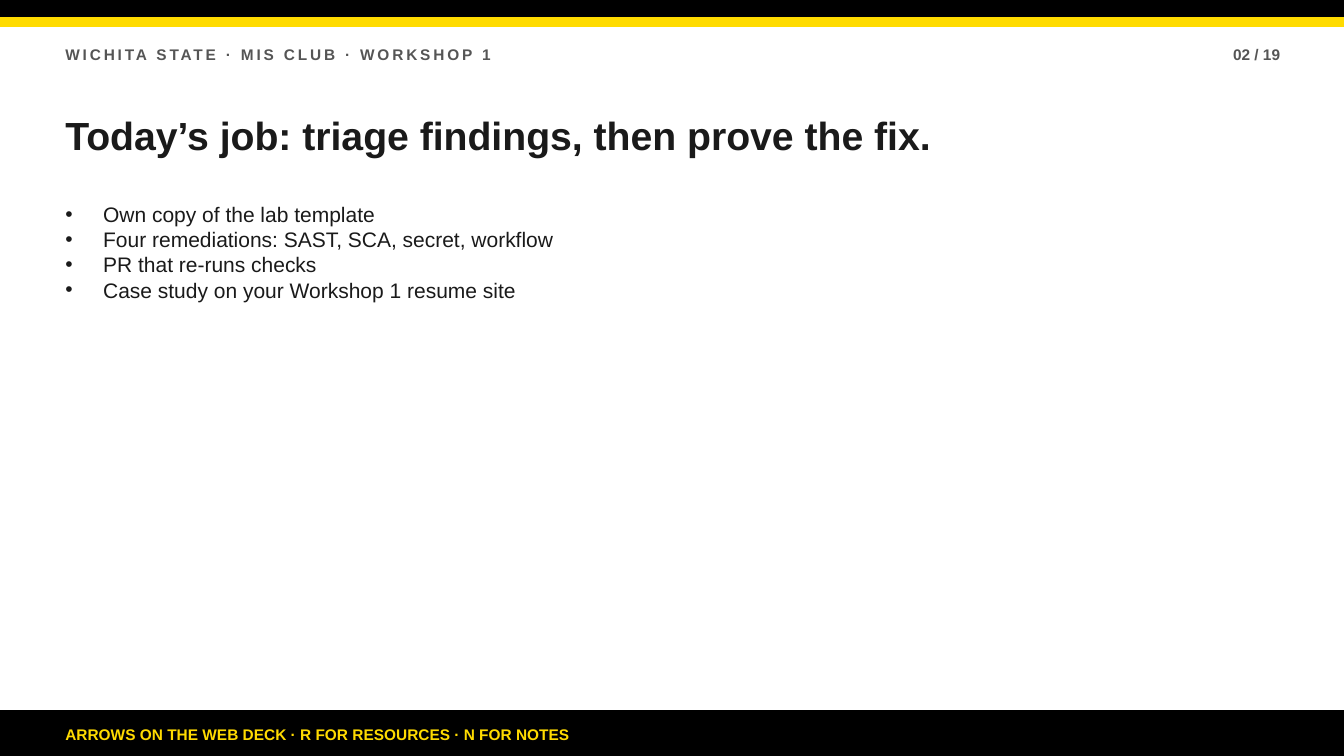
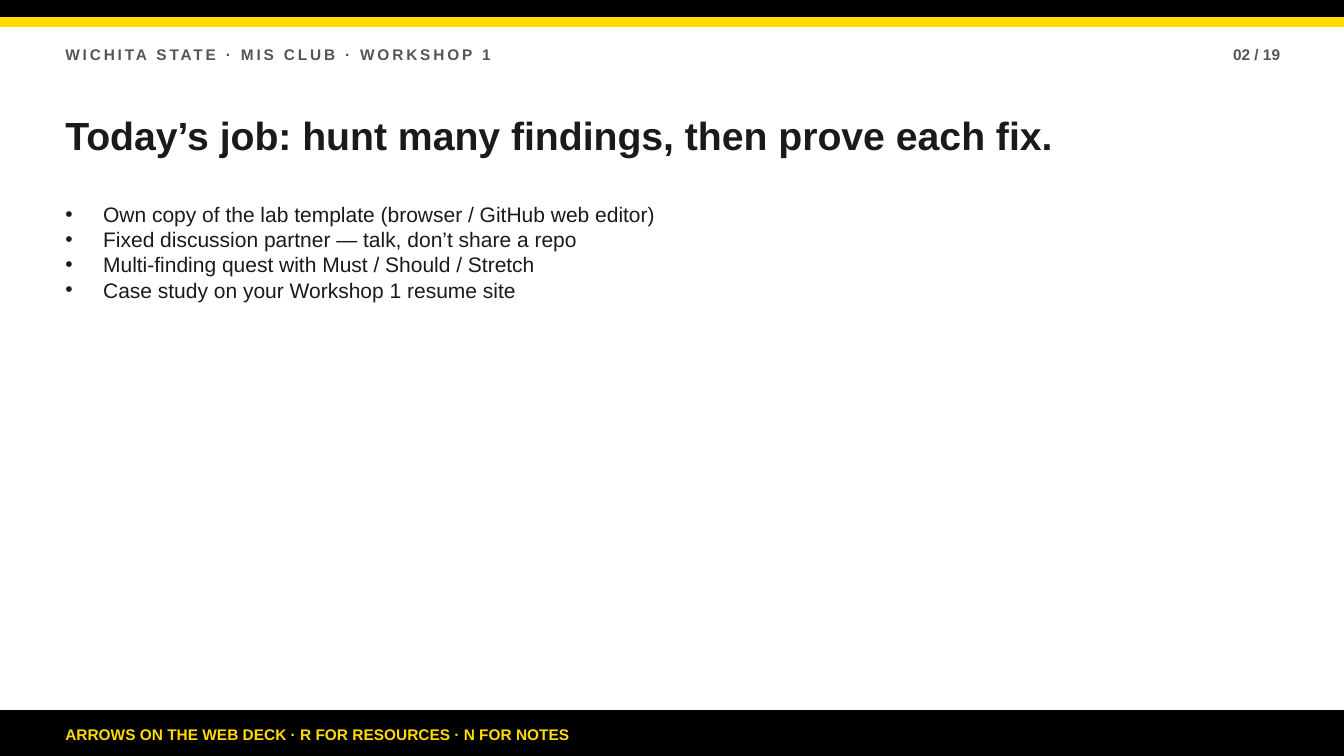
Before and after one commit to bsbcyber/workshop-site, a slide deck: slide 2 of Workshop-2-Secure-Development.pptx. Drawn at 1344x756 pixels with LibreOffice and Linux fonts; fonts in the diff are those of the drawing. Boxes give left, top, right and bottom in pixels: in the first picture for what was removed or moved away, otherwise in the second. Text is boxed around its words. In the diff, an @@ line names an element or a change of style, - is before the commit and + after.

Commit message:
Align Workshop 2 site to partner pacing and Must/Should/Stretch.
Update facilitator guide, agenda, student walkthrough, deck, and PPTX so the 2-hour lab uses discussion partners, hard gates, and tiered completion.

```diff
--- a/Workshop-2-Secure-Development.pptx
+++ b/Workshop-2-Secure-Development.pptx
@@ text at (x1=65, y1=121, x2=1053, y2=158): text changed @@
-Today’s job: triage findings, then prove the fix.
+Today’s job: hunt many findings, then prove each fix.
@@ text at (x1=103, y1=206, x2=654, y2=277): text changed @@
-• Own copy of the lab template
-• Four remediations: SAST, SCA, secret, workflow
-• PR that re-runs checks
+• Own copy of the lab template (browser / GitHub web editor)
+• Fixed discussion partner — talk, don’t share a repo
+• Multi-finding quest with Must / Should / Stretch
```
Also in this commit, not shown: 16 other slides changed, 1 slide added, 1 slide removed, 5 other files.
